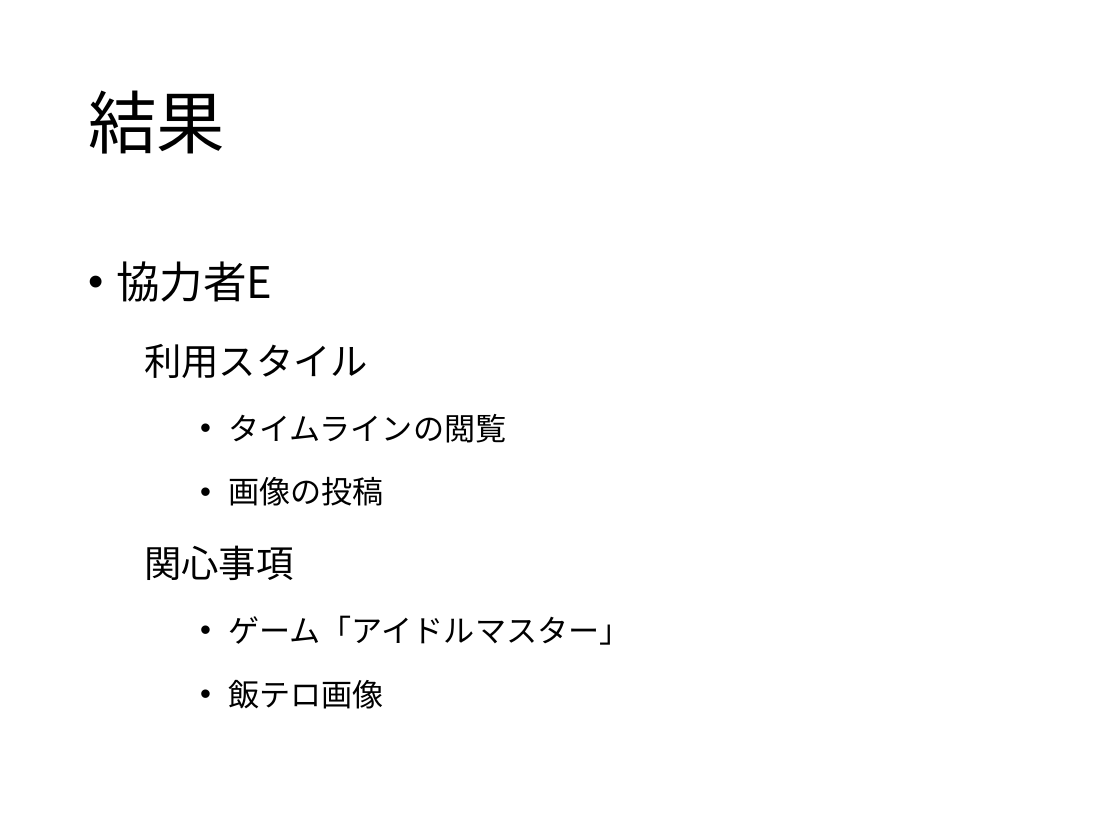
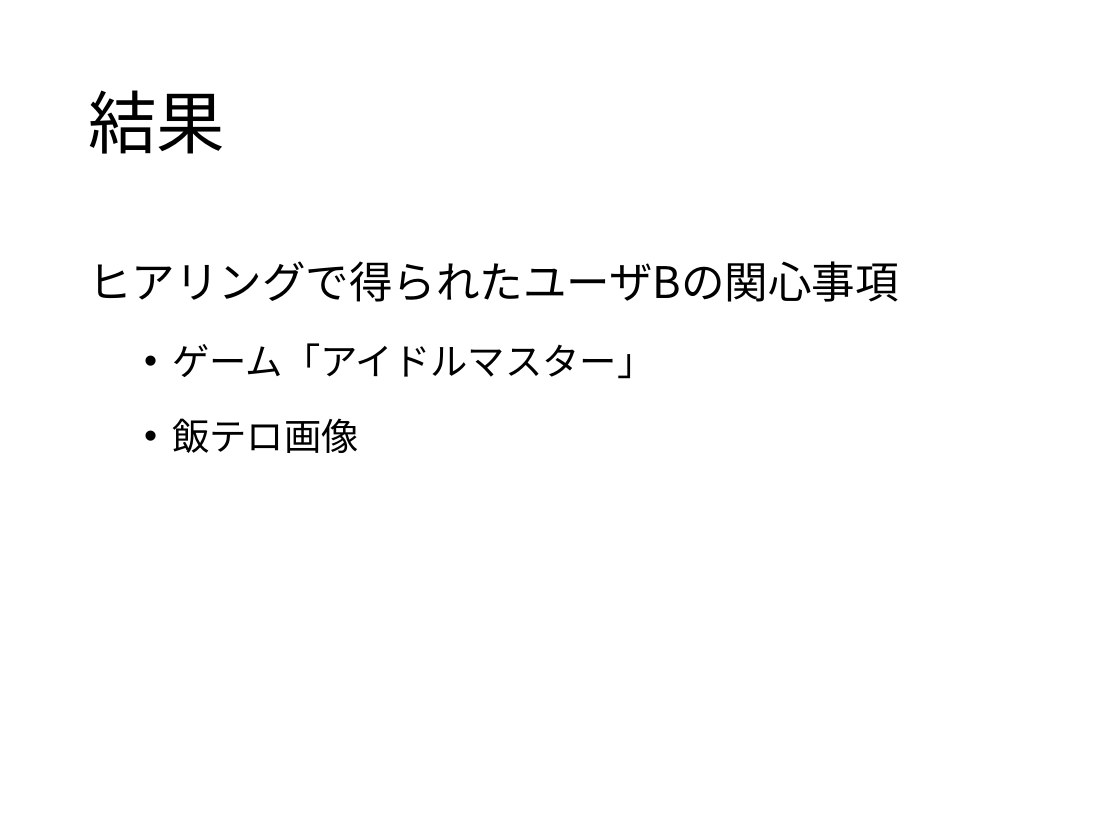
Before and after one commit to keimatsui/kadai, a slide deck: slide 11 of 卒業論文/2014/吉野聡志/最終発表/最終発表スライド.pptx (slide 17 before the commit). Drawn at 1120x840 pixels with LibreOffice and Linux fonts; fonts in the diff are those of the drawing. Boxes give left, top, right and bottom in pixels: in the first picture for what was removed or moved away, otherwise in the second. Text is boxed around its words. In the diff, an @@ line names an element or a change of style, - is before the commit and + after.

Commit message:
最終発表スライド提出

```diff
--- a/卒業論文/2014/吉野聡志/最終発表/最終発表スライド.pptx
+++ b/卒業論文/2014/吉野聡志/最終発表/最終発表スライド.pptx
@@ text at [88,261,899,302]: text changed; size 20 to 28 pt @@
-• 協力者E
-  利用スタイル
-    • タイムラインの閲覧
-    • 画像の投稿
-  関心事項
+ヒアリングで得られたユーザBの関心事項
@@ text at [172,343,654,453]: size 20 to 24 pt in "ゲーム「アイドルマスター」", "飯テロ画像"; list level 3 to 2 in "ゲーム「アイドルマスター」"; list level 3 to 2 in "飯テロ画像" @@
```
Also in this commit, not shown: 13 other slides changed, 3 slides added, 6 slides removed.
